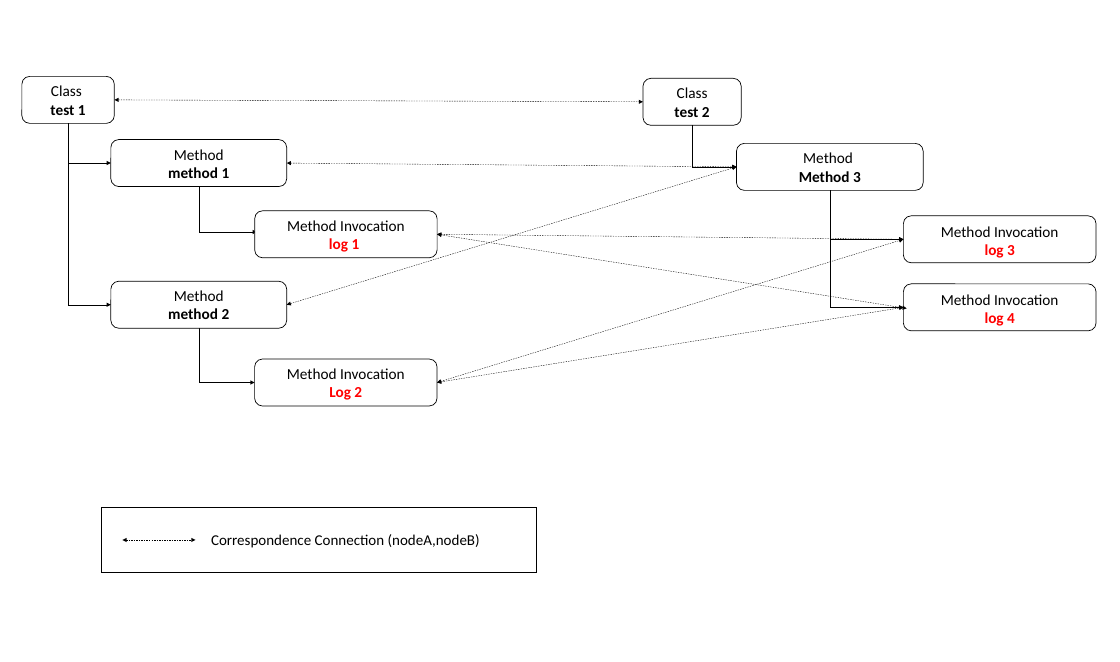
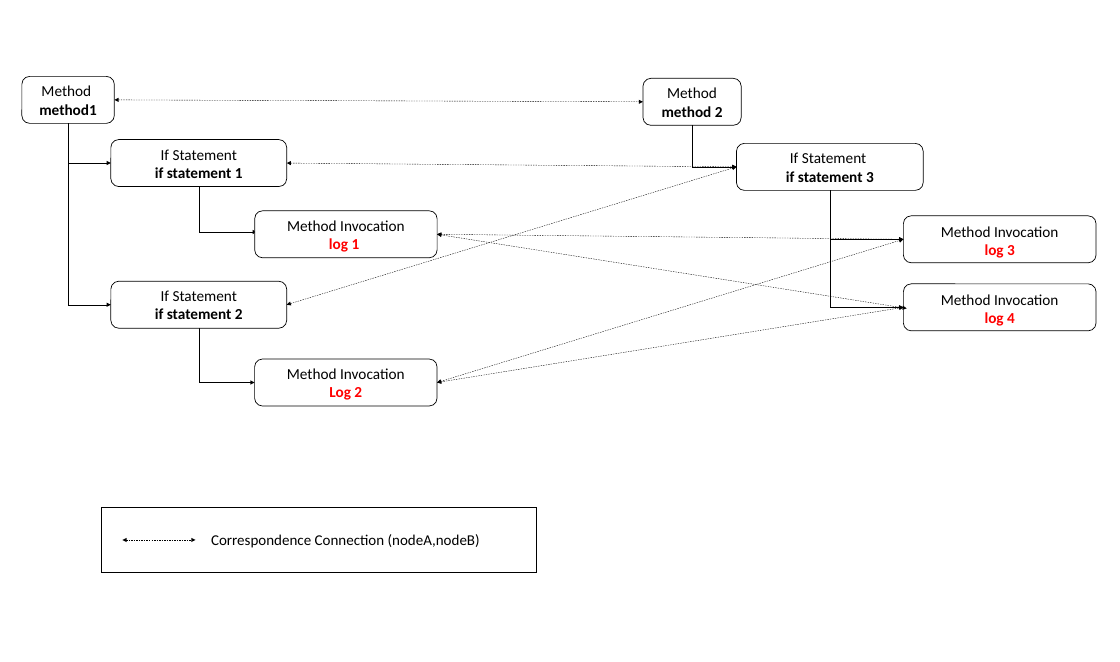
Before and after one commit to nargesZirak/Narges-Thesis, a slide deck: slide 1 of NewThesis/LaTex-template-package/Drawing4/multipleLogging.pptx. Drawn at 1120x662 pixels with LibreOffice and Linux fonts; fonts in the diff are those of the drawing. Boxes give left, top, right and bottom in pixels: in the first picture for what was removed or moved away, otherwise in the second. Text is boxed around its words. In the diff, an @@ line names an element or a change of style, - is before the commit and + after.

```diff
--- a/NewThesis/LaTex-template-package/Drawing4/multipleLogging.pptx
+++ b/NewThesis/LaTex-template-package/Drawing4/multipleLogging.pptx
@@ text in rounded rectangle at [39, 85, 97, 115]: text changed; bold on @@
-Class
-test 1
+Method
+method1
@@ text in rounded rectangle at [662, 87, 723, 117]: text changed; bold on @@
-Class
-test 2
+Method
+method 2
@@ text in rounded rectangle at [155, 149, 243, 178]: text changed @@
-Method
-method 1
+If Statement
+if statement 1
@@ text in rounded rectangle at [786, 152, 874, 182]: text changed @@
-Method
-Method 3
+If Statement
+if statement 3
@@ text in rounded rectangle at [155, 290, 243, 319]: text changed @@
-Method
-method 2
+If Statement
+if statement 2
```
Also in this commit, not shown: 36 other files.
